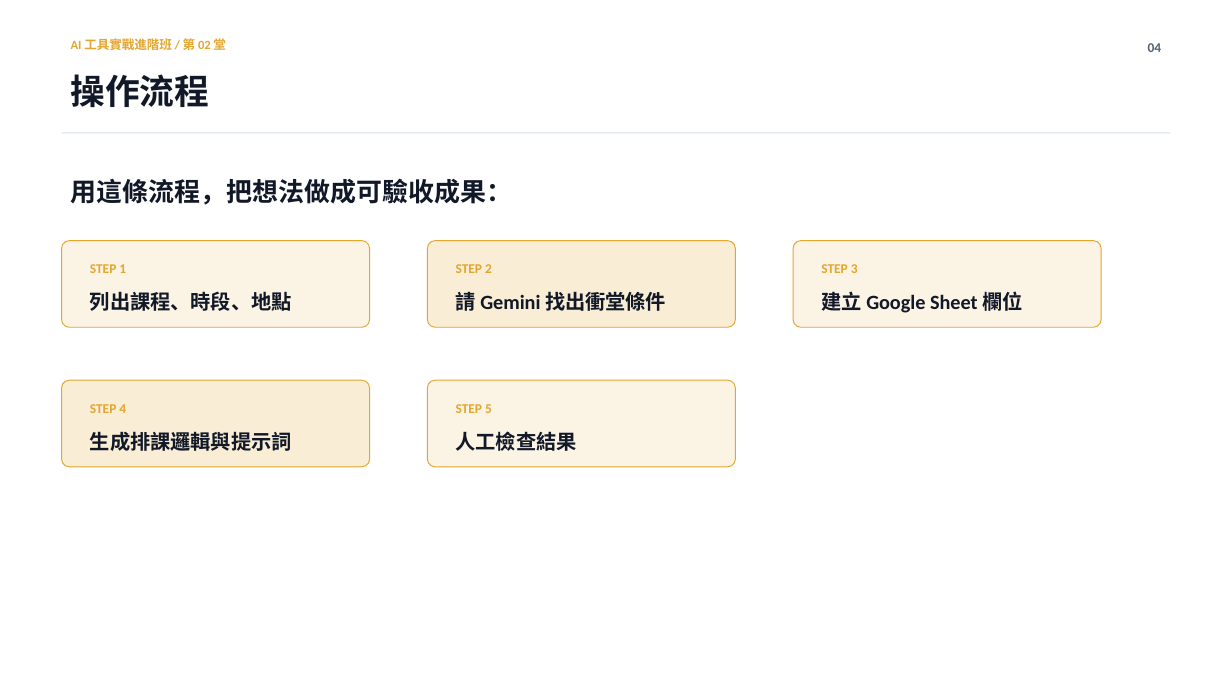
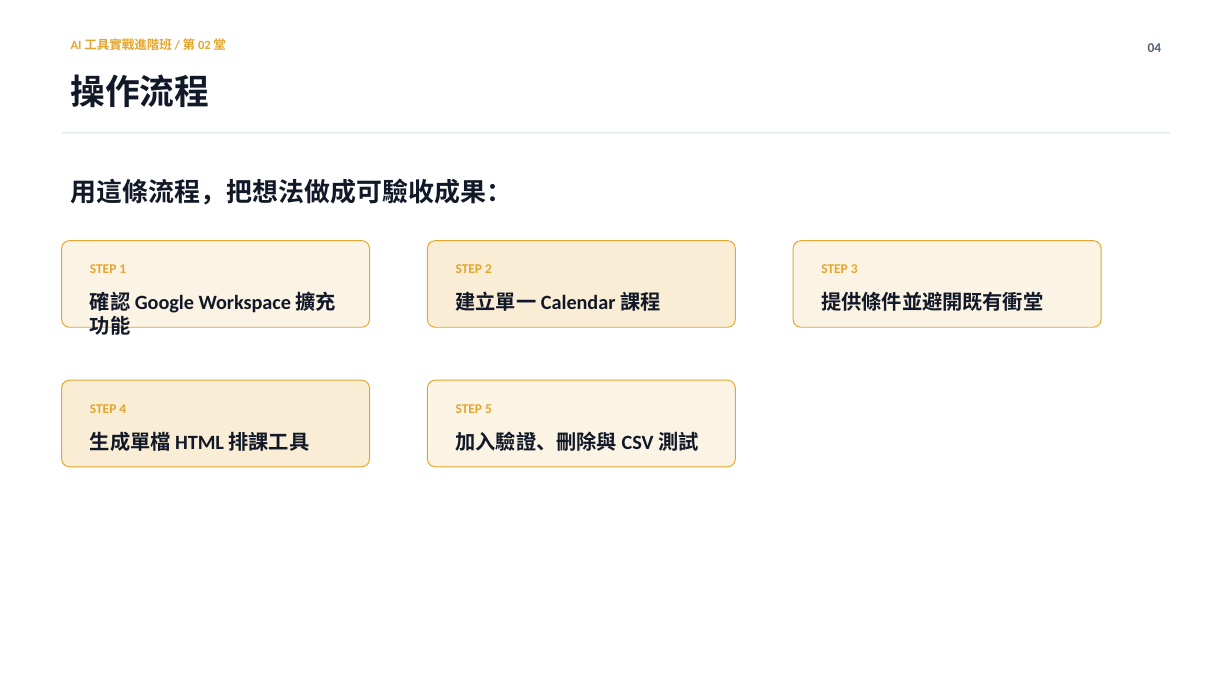
Before and after one commit to Calumai/calumai.com, a slide deck: slide 4 of class/ppt/lesson-02.pptx. Drawn at 1232x693 pixels with LibreOffice and Linux fonts; fonts in the diff are those of the drawing. Boxes give left, top, right and bottom in pixels: in the first picture for what was removed or moved away, otherwise in the second. Text is boxed around its words. In the diff, an @@ line names an element or a change of style, - is before the commit and + after.

Commit message:
Expand lesson two calendar and HTML tool course

```diff
--- a/class/ppt/lesson-02.pptx
+++ b/class/ppt/lesson-02.pptx
@@ text at <box>90,288,336,335</box>: text changed @@
-列出課程、時段、地點
+確認 Google Workspace 擴充功能
@@ text at <box>456,288,660,315</box>: text changed @@
-請 Gemini 找出衝堂條件
+建立單一 Calendar 課程
@@ text at <box>821,292,1043,311</box>: text changed @@
-建立 Google Sheet 欄位
+提供條件並避開既有衝堂
@@ text at <box>90,431,310,451</box>: text changed @@
-生成排課邏輯與提示詞
+生成單檔 HTML 排課工具
@@ text at <box>456,431,698,451</box>: text changed @@
-人工檢查結果
+加入驗證、刪除與 CSV 測試
```
Also in this commit, not shown: 5 other slides changed, 7 other files.
